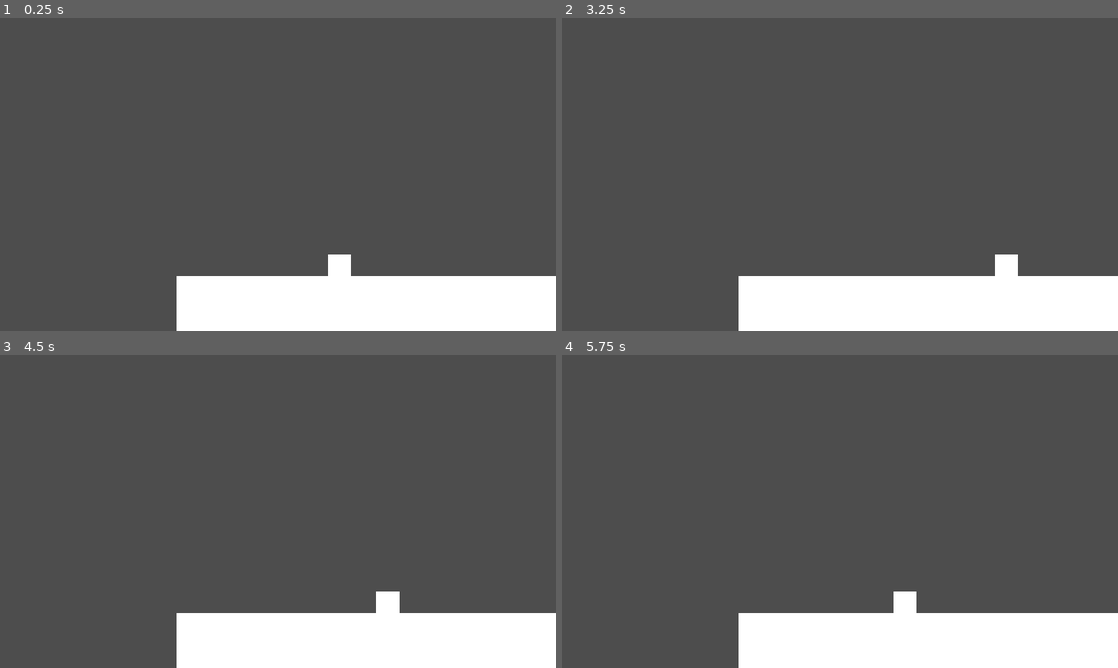
Above: before the commit, frames 1-4 (two rows, left to right).
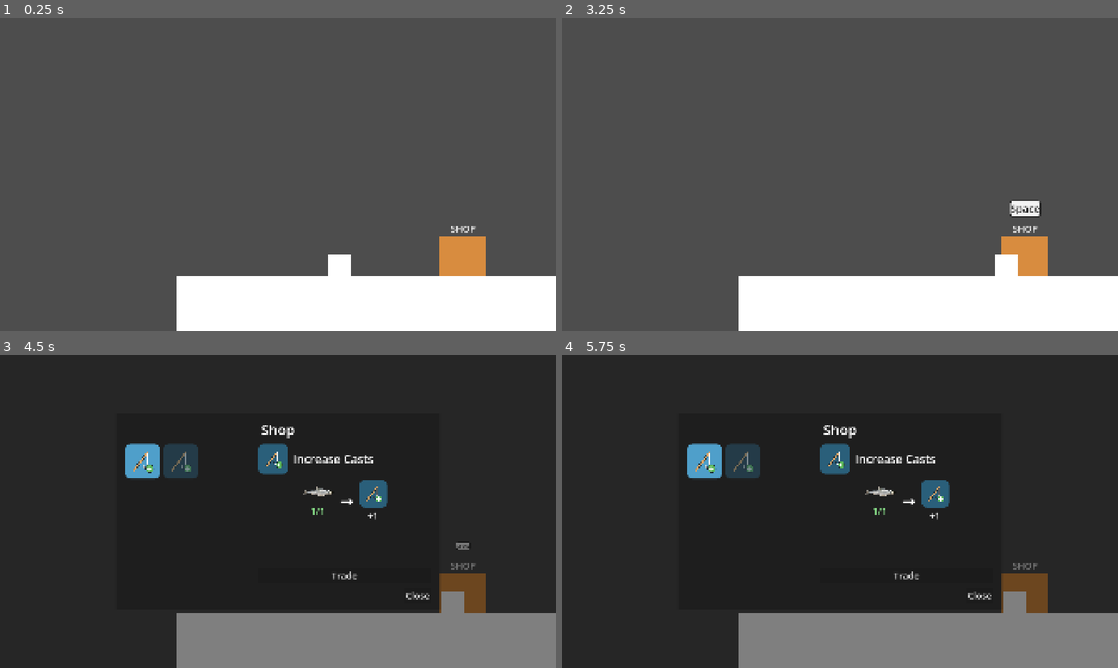
Above: after the commit, the same moments.

Repository: pennipopvt/Fish-Dating-MS-Proof-of-Concept
Game: Godot game, scene res://scenes/main.tscn
Same seed, same stepped clock (60 frames per second), same inputs: the game is played once before the commit and once after it.
Inputs (mouse positions are in pixels of both pictures, inside the frame that each line leads up to):
- Up to frame 1 (0.25 s): no input
- Up to frame 2 (3.25 s): tap Enter at 0.5 s; hold D (Move Right) 0.53-1.28 s; hold Space (Interact) 0.53-1.28 s; hold A (Move Left) 1.28-2.03 s; tap Space (Interact) at 1.35, 2.85 s; hold Space (Interact) 2.03-2.78 s; hold D (Move Right) from 2.03 s (still down)
- Up to frame 3 (4.5 s): release D (Move Right) at 3.53 s; hold Space (Interact) 3.53-4.28 s; hold A (Move Left) from 3.53 s (still down); tap Escape (ui_cancel) at 4.15 s; tap Space (Interact) at 4.35 s
- Up to frame 4 (5.75 s): release A (Move Left) at 5 s; click (706, 461) at 5.02 s

The runs differ from the first frame. In frame 1, 1.1% of the frame differs, in the area x 79-88%, y 66-83%; in frame 2, 1.2%; in frame 3, 100%; in frame 4, 100%, in the area x 0-100%, y 0-100%.

Commit message:
Shop menu UI, interact prompt, and trade resources (#6)
* Add player-facing shop: menu UI, interact prompt, and trade resources

- Shop menu with icon tiles, cost/reward display, and purchase flow
  built on ShopManager.can_trade()/make_trade()
- Reusable InteractPrompt that pops up the bound key near interactables
- Shop stand and menu live in scenes/jerry.tscn
- Trades are standalone TradeData resources in resources/trades/
- TradeRequirement resource (item + amount) replaces duplicate
  required_items entries; ShopManager counts by amount
- Interact action rebound from Space to E

Co-Authored-By: Claude Opus 5.5 <noreply@anthropic.com>

* Revert Interact key to Space; center the interact prompt keycap

The E rebinding was global (player.gd's Interact action), not shop-only.
The prompt now grows from its center so wider labels like "Space" fit.

Co-Authored-By: Claude Opus 5.5 <noreply@anthropic.com>

---------

Co-authored-by: JerryMouNYU <231342947+JerryMouNYU@users.noreply.github.com>
Co-authored-by: Claude Opus 5.5 <noreply@anthropic.com>

Diff:
--- /dev/null
+++ b/hook,-line,-and-sinker/prefabs/interact_prompt.tscn
@@ -0,0 +1,38 @@
+[gd_scene format=3]
+
+[ext_resource type="Script" path="res://scripts/interact_prompt.gd" id="1_prompt"]
+
+[sub_resource type="StyleBoxFlat" id="StyleBoxFlat_key"]
+bg_color = Color(0.95, 0.95, 0.95, 1)
+border_width_left = 3
+border_width_top = 3
+border_width_right = 3
+border_width_bottom = 6
+border_color = Color(0.15, 0.15, 0.15, 1)
+corner_radius_top_left = 10
+corner_radius_top_right = 10
+corner_radius_bottom_right = 10
+corner_radius_bottom_left = 10
+
+[node name="InteractPrompt" type="Node2D"]
+process_mode = 3
+z_index = 10
+script = ExtResource("1_prompt")
+
+[node name="Key" type="PanelContainer" parent="."]
+offset_left = -30.0
+offset_top = -30.0
+offset_right = 30.0
+offset_bottom = 30.0
+grow_horizontal = 2
+grow_vertical = 2
+theme_override_styles/panel = SubResource("StyleBoxFlat_key")
+
+[node name="KeyLabel" type="Label" parent="Key"]
+unique_name_in_owner = true
+layout_mode = 2
+theme_override_colors/font_color = Color(0.15, 0.15, 0.15, 1)
+theme_override_font_sizes/font_size = 36
+text = "E"
+horizontal_alignment = 1
+vertical_alignment = 1
--- /dev/null
+++ b/hook,-line,-and-sinker/prefabs/shop_menu.tscn
@@ -0,0 +1,124 @@
+[gd_scene format=3]
+
+[ext_resource type="Script" path="res://scripts/shop_menu.gd" id="1_shopm"]
+
+[sub_resource type="Theme" id="Theme_shopm"]
+default_font_size = 32
+
+[node name="ShopMenu" type="CanvasLayer"]
+process_mode = 3
+layer = 10
+script = ExtResource("1_shopm")
+
+[node name="Dim" type="ColorRect" parent="."]
+anchors_preset = 15
+anchor_right = 1.0
+anchor_bottom = 1.0
+grow_horizontal = 2
+grow_vertical = 2
+color = Color(0, 0, 0, 0.5)
+
+[node name="Panel" type="PanelContainer" parent="."]
+anchors_preset = 8
+anchor_left = 0.5
+anchor_top = 0.5
+anchor_right = 0.5
+anchor_bottom = 0.5
+offset_left = -560.0
+offset_top = -340.0
+offset_right = 560.0
+offset_bottom = 340.0
+grow_horizontal = 2
+grow_vertical = 2
+theme = SubResource("Theme_shopm")
+
+[node name="Margin" type="MarginContainer" parent="Panel"]
+layout_mode = 2
+theme_override_constants/margin_left = 32
+theme_override_constants/margin_top = 24
+theme_override_constants/margin_right = 32
+theme_override_constants/margin_bottom = 24
+
+[node name="Layout" type="VBoxContainer" parent="Panel/Margin"]
+layout_mode = 2
+theme_override_constants/separation = 16
+
+[node name="Title" type="Label" parent="Panel/Margin/Layout"]
+layout_mode = 2
+theme_override_font_sizes/font_size = 48
+text = "Shop"
+horizontal_alignment = 1
+
+[node name="Body" type="HBoxContainer" parent="Panel/Margin/Layout"]
+layout_mode = 2
+size_flags_vertical = 3
+theme_override_constants/separation = 24
+
+[node name="TradeScroll" type="ScrollContainer" parent="Panel/Margin/Layout/Body"]
+custom_minimum_size = Vector2(408, 0)
+layout_mode = 2
+horizontal_scroll_mode = 0
+
+[node name="TradeGrid" type="GridContainer" parent="Panel/Margin/Layout/Body/TradeScroll"]
+unique_name_in_owner = true
+layout_mode = 2
+theme_override_constants/h_separation = 12
+theme_override_constants/v_separation = 12
+columns = 3
+
+[node name="Divider" type="VSeparator" parent="Panel/Margin/Layout/Body"]
+layout_mode = 2
+
+[node name="Details" type="VBoxContainer" parent="Panel/Margin/Layout/Body"]
+layout_mode = 2
+size_flags_horizontal = 3
+theme_override_constants/separation = 20
+
+[node name="Header" type="HBoxContainer" parent="Panel/Margin/Layout/Body/Details"]
+layout_mode = 2
+theme_override_constants/separation = 16
+
+[node name="TradeIconFrame" type="PanelContainer" parent="Panel/Margin/Layout/Body/Details/Header"]
+unique_name_in_owner = true
+layout_mode = 2
+
+[node name="TradeIcon" type="TextureRect" parent="Panel/Margin/Layout/Body/Details/Header/TradeIconFrame"]
+unique_name_in_owner = true
+custom_minimum_size = Vector2(72, 72)
+layout_mode = 2
+expand_mode = 1
+stretch_mode = 5
+
+[node name="TradeName" type="Label" parent="Panel/Margin/Layout/Body/Details/Header"]
+unique_name_in_owner = true
+layout_mode = 2
+size_flags_horizontal = 3
+theme_override_font_sizes/font_size = 40
+autowrap_mode = 3
+
+[node name="ExchangeRow" type="HBoxContainer" parent="Panel/Margin/Layout/Body/Details"]
+unique_name_in_owner = true
+layout_mode = 2
+theme_override_constants/separation = 20
+alignment = 1
+
+[node name="Spacer" type="Control" parent="Panel/Margin/Layout/Body/Details"]
+layout_mode = 2
+size_flags_vertical = 3
+
+[node name="StatusLabel" type="Label" parent="Panel/Margin/Layout/Body/Details"]
+unique_name_in_owner = true
+layout_mode = 2
+horizontal_alignment = 1
+autowrap_mode = 3
+
+[node name="ConfirmButton" type="Button" parent="Panel/Margin/Layout/Body/Details"]
+unique_name_in_owner = true
+layout_mode = 2
+text = "Trade"
+
+[node name="CloseButton" type="Button" parent="Panel/Margin/Layout"]
+unique_name_in_owner = true
+layout_mode = 2
+size_flags_horizontal = 8
+text = "Close"
--- a/hook,-line,-and-sinker/resources/trade_data.gd
+++ b/hook,-line,-and-sinker/resources/trade_data.gd
@@ -4,9 +4,10 @@
 
 @export var trade_id: StringName
 @export var display_name: String = ""
+@export var icon: Texture2D
 
 @export_group("Requirements")
-@export var required_items: Array[ItemData] = []
+@export var requirements: Array[TradeRequirement] = []
 
 @export_group("Fishing Manager Reward")
 @export var reward_method: StringName = &""
--- /dev/null
+++ b/hook,-line,-and-sinker/resources/trade_requirement.gd
@@ -0,0 +1,6 @@
+
+class_name TradeRequirement
+extends Resource
+
+@export var item: ItemData
+@export_range(1, 99) var amount: int = 1
--- /dev/null
+++ b/hook,-line,-and-sinker/resources/trades/cast_bundle.tres
@@ -0,0 +1,21 @@
+[gd_resource type="Resource" script_class="TradeData" format=3]
+
+[ext_resource type="Script" uid="uid://co23u2dkxgpsq" path="res://resources/trade_data.gd" id="1_trade"]
+[ext_resource type="Script" path="res://resources/trade_requirement.gd" id="2_req"]
+[ext_resource type="Resource" uid="uid://dn6ncev70srw0" path="res://resources/test_fish.tres" id="3_fish"]
+[ext_resource type="Texture2D" path="res://sprites/placeholders/cast_upgrade.svg" id="4_icon"]
+
+[sub_resource type="Resource" id="Resource_fish3"]
+script = ExtResource("2_req")
+item = ExtResource("3_fish")
+amount = 3
+
+[resource]
+script = ExtResource("1_trade")
+trade_id = &"cast_bundle"
+display_name = "Cast Bundle"
+icon = ExtResource("4_icon")
+requirements = Array[ExtResource("2_req")]([SubResource("Resource_fish3")])
+reward_method = &"shop_reward_add_casts"
+reward_amount = 2
+metadata/_custom_type_script = "uid://co23u2dkxgpsq"
--- /dev/null
+++ b/hook,-line,-and-sinker/resources/trades/increase_casts.tres
@@ -0,0 +1,20 @@
+[gd_resource type="Resource" script_class="TradeData" format=3]
+
+[ext_resource type="Script" uid="uid://co23u2dkxgpsq" path="res://resources/trade_data.gd" id="1_trade"]
+[ext_resource type="Script" path="res://resources/trade_requirement.gd" id="2_req"]
+[ext_resource type="Resource" uid="uid://dn6ncev70srw0" path="res://resources/test_fish.tres" id="3_fish"]
+[ext_resource type="Texture2D" path="res://sprites/placeholders/cast_upgrade.svg" id="4_icon"]
+
+[sub_resource type="Resource" id="Resource_fish1"]
+script = ExtResource("2_req")
+item = ExtResource("3_fish")
+amount = 1
+
+[resource]
+script = ExtResource("1_trade")
+trade_id = &"increase_casts"
+display_name = "Increase Casts"
+icon = ExtResource("4_icon")
+requirements = Array[ExtResource("2_req")]([SubResource("Resource_fish1")])
+reward_method = &"shop_reward_add_casts"
+metadata/_custom_type_script = "uid://co23u2dkxgpsq"
--- a/hook,-line,-and-sinker/scenes/jerry.tscn
+++ b/hook,-line,-and-sinker/scenes/jerry.tscn
@@ -1,3 +1,38 @@
 [gd_scene format=3 uid="uid://0116rk2yw3ku"]
 
+[ext_resource type="Script" uid="uid://cb3hbbp6yhxow" path="res://scripts/shop_interactable.gd" id="1_shopi"]
+[ext_resource type="PackedScene" path="res://prefabs/shop_menu.tscn" id="2_shopm"]
+[ext_resource type="PackedScene" path="res://prefabs/interact_prompt.tscn" id="3_prompt"]
+
+[sub_resource type="RectangleShape2D" id="RectangleShape2D_shop"]
+size = Vector2(200, 200)
+
 [node name="Jerry" type="Node2D" unique_id=158398860]
+
+[node name="Shop" type="Area2D" parent="." unique_id=1093384721 node_paths=PackedStringArray("shop_menu", "prompt")]
+z_index = -1
+position = Vector2(1600, 834)
+script = ExtResource("1_shopi")
+shop_menu = NodePath("../ShopMenu")
+prompt = NodePath("InteractPrompt")
+
+[node name="CollisionShape2D" type="CollisionShape2D" parent="Shop" unique_id=2017465390]
+shape = SubResource("RectangleShape2D_shop")
+
+[node name="Polygon2D" type="Polygon2D" parent="Shop" unique_id=581920374]
+color = Color(0.85, 0.55, 0.25, 1)
+polygon = PackedVector2Array(-80, -80, 80, -80, 80, 60, -80, 60)
+
+[node name="Label" type="Label" parent="Shop" unique_id=1348820957]
+offset_left = -80.0
+offset_top = -130.0
+offset_right = 80.0
+offset_bottom = -90.0
+theme_override_font_sizes/font_size = 32
+text = "SHOP"
+horizontal_alignment = 1
+
+[node name="InteractPrompt" parent="Shop" unique_id=1882047561 instance=ExtResource("3_prompt")]
+position = Vector2(0, -175)
+
+[node name="ShopMenu" parent="." unique_id=764201938 instance=ExtResource("2_shopm")]
--- a/hook,-line,-and-sinker/scenes/shop_manager.tscn
+++ b/hook,-line,-and-sinker/scenes/shop_manager.tscn
@@ -2,17 +2,9 @@
 
 [ext_resource type="Script" uid="uid://bttgyqilvibcr" path="res://scripts/shop_manager.gd" id="1_gx78v"]
 [ext_resource type="Script" uid="uid://co23u2dkxgpsq" path="res://resources/trade_data.gd" id="2_mv7ed"]
-[ext_resource type="Script" uid="uid://yvmtx3kcsond" path="res://resources/item_data.gd" id="3_rhy2b"]
-[ext_resource type="Resource" uid="uid://dn6ncev70srw0" path="res://resources/test_fish.tres" id="4_rjgfn"]
-
-[sub_resource type="Resource" id="Resource_584vo"]
-script = ExtResource("2_mv7ed")
-trade_id = &"increase_casts"
-display_name = "Increase Casts"
-required_items = Array[ExtResource("3_rhy2b")]([ExtResource("4_rjgfn")])
-reward_method = &"shop_reward_add_casts"
-metadata/_custom_type_script = "uid://co23u2dkxgpsq"
+[ext_resource type="Resource" path="res://resources/trades/increase_casts.tres" id="3_trade"]
+[ext_resource type="Resource" path="res://resources/trades/cast_bundle.tres" id="4_trade"]
 
 [node name="ShopManager" type="Node2D" unique_id=1244899988]
 script = ExtResource("1_gx78v")
-trades = Array[ExtResource("2_mv7ed")]([SubResource("Resource_584vo")])
+trades = Array[ExtResource("2_mv7ed")]([ExtResource("3_trade"), ExtResource("4_trade")])
--- /dev/null
+++ b/hook,-line,-and-sinker/scripts/interact_prompt.gd
@@ -0,0 +1,65 @@
+class_name InteractPrompt
+extends Node2D
+
+# Small key bubble that pops up above an Interactable.
+
+const POP_TIME := 0.15
+
+@export var action: StringName = &"Interact"
+
+@onready var _key_label: Label = %KeyLabel
+
+var _shown := false
+var _tween: Tween
+
+
+func _ready() -> void:
+	hide()
+	scale = Vector2.ZERO
+
+
+func pop_in() -> void:
+	if _shown:
+		return
+
+	_shown = true
+	_key_label.text = _get_key_text()
+	show()
+	_animate(Vector2.ONE, Tween.EASE_OUT)
+
+
+func pop_out() -> void:
+	if not _shown:
+		return
+
+	_shown = false
+	_animate(Vector2.ZERO, Tween.EASE_IN).tween_callback(hide)
+
+
+func _animate(target: Vector2, ease_type: Tween.EaseType) -> Tween:
+	if _tween != null:
+		_tween.kill()
+
+	_tween = create_tween().set_trans(Tween.TRANS_BACK).set_ease(ease_type)
+	_tween.tween_property(self, "scale", target, POP_TIME)
+	return _tween
+
+
+# Read the bound key from the InputMap so the prompt follows rebinds.
+func _get_key_text() -> String:
+	for event in InputMap.action_get_events(action):
+		var key := event as InputEventKey
+
+		if key == null:
+			continue
+
+		var keycode := key.keycode
+
+		if keycode == KEY_NONE:
+			keycode = DisplayServer.keyboard_get_keycode_from_physical(
+				key.physical_keycode
+			)
+
+		return OS.get_keycode_string(keycode)
+
+	return "?"
--- /dev/null
+++ b/hook,-line,-and-sinker/scripts/shop_interactable.gd
@@ -0,0 +1,51 @@
+class_name ShopInteractable
+extends Interactable
+
+@export var shop_menu: ShopMenu
+@export var prompt: InteractPrompt
+
+var _player_in_range := false
+
+
+func _ready() -> void:
+	super()
+
+	if shop_menu != null:
+		shop_menu.visibility_changed.connect(_update_prompt)
+
+
+func _on_body_entered(body: Node2D) -> void:
+	super(body)
+
+	if body is Player:
+		_player_in_range = true
+		_update_prompt()
+
+
+func _on_body_exited(body: Node2D) -> void:
+	super(body)
+
+	if body is Player:
+		_player_in_range = false
+		_update_prompt()
+
+
+func interact(_player: Node2D) -> void:
+	if shop_menu == null:
+		push_warning("ShopInteractable has no shop_menu assigned.")
+		return
+
+	shop_menu.open()
+
+
+# Show the key prompt only while the player can open the shop.
+func _update_prompt() -> void:
+	if prompt == null:
+		return
+
+	var menu_open := shop_menu != null and shop_menu.visible
+
+	if _player_in_range and not menu_open:
+		prompt.pop_in()
+	else:
+		prompt.pop_out()
--- a/hook,-line,-and-sinker/scripts/shop_manager.gd
+++ b/hook,-line,-and-sinker/scripts/shop_manager.gd
@@ -12,7 +12,7 @@
 	if trade == null or not trades.has(trade):
 		return false
 
-	if trade.required_items.is_empty():
+	if trade.requirements.is_empty():
 		return false
 
 	# Validate the function before removing any items.
@@ -26,20 +26,18 @@
 		if trade.reward_amount <= 0:
 			return false
 
-	var available: Array[ItemData] = (
-		FishingManager.current_storage.duplicate()
-	)
-
-	for required in trade.required_items:
-		if required == null:
+	for requirement in trade.requirements:
+		if requirement == null or requirement.item == null:
 			return false
 
-		var index := _find_item(available, required.item_id)
-
-		if index == -1:
+		if requirement.amount <= 0:
 			return false
 
-		available.remove_at(index)
+	var needed := get_required_counts(trade)
+
+	for item_id in needed:
+		if count_item(item_id) < needed[item_id]:
+			return false
 
 	return true
 
@@ -49,13 +47,16 @@
 		return false
 
 	# Consume the required fish.
-	for required in trade.required_items:
-		var index := _find_item(
-			FishingManager.current_storage,
-			required.item_id
-		)
+	var needed := get_required_counts(trade)
 
-		FishingManager.current_storage.remove_at(index)
+	for item_id in needed:
+		for i in range(needed[item_id]):
+			var index := _find_item(
+				FishingManager.current_storage,
+				item_id
+			)
+
+			FishingManager.current_storage.remove_at(index)
 
 	# Execute an optional FishingManager upgrade.
 	if trade.reward_method != &"":
@@ -68,6 +69,29 @@
 	return true
 
 
+# Total amount needed per item_id, combining repeated requirements.
+func get_required_counts(trade: TradeData) -> Dictionary:
+	var needed: Dictionary = {}
+
+	for requirement in trade.requirements:
+		if requirement != null and requirement.item != null:
+			var item_id: StringName = requirement.item.item_id
+			needed[item_id] = needed.get(item_id, 0) + requirement.amount
+
+	return needed
+
+
+# How many of an item the player has in storage.
+func count_item(item_id: StringName) -> int:
+	var count := 0
+
+	for item in FishingManager.current_storage:
+		if item != null and item.item_id == item_id:
+			count += 1
+
+	return count
+
+
 func _find_item(
 	items: Array[ItemData],
 	item_id: StringName
--- /dev/null
+++ b/hook,-line,-and-sinker/scripts/shop_menu.gd
@@ -0,0 +1,277 @@
+class_name ShopMenu
+extends CanvasLayer
+
+# Player-facing shop UI. All trade logic lives in ShopManager;
+# this script only displays trades and forwards purchases.
+
+const UNAFFORDABLE_MODULATE := Color(1, 1, 1, 0.45)
+const ENOUGH_COLOR := Color(0.55, 0.9, 0.55)
+const MISSING_COLOR := Color(0.95, 0.45, 0.45)
+const TILE_SIZE := Vector2(120, 120)
+const TILE_NORMAL_COLOR := Color("2a5f7a")
+const TILE_HOVER_COLOR := Color("36789a")
+const TILE_SELECTED_COLOR := Color("4f9fca")
+const TILE_PADDING := 16
+const TILE_CORNER_RADIUS := 20
+const SLOT_ICON_SIZE := Vector2(112, 80)
+const REWARD_ICON_SIZE := Vector2(64, 64)
+
+@onready var _trade_grid: GridContainer = %TradeGrid
+@onready var _trade_icon_frame: PanelContainer = %TradeIconFrame
+@onready var _trade_icon: TextureRect = %TradeIcon
+@onready var _name_label: Label = %TradeName
+@onready var _exchange_row: HBoxContainer = %ExchangeRow
+@onready var _status_label: Label = %StatusLabel
+@onready var _confirm_button: Button = %ConfirmButton
+@onready var _close_button: Button = %CloseButton
+
+var _selected_trade: TradeData = null
+var _trade_tiles: Dictionary = {}
+var _button_group := ButtonGroup.new()
+var _tile_styles := {
+	"normal": _make_tile_style(TILE_NORMAL_COLOR),
+	"hover": _make_tile_style(TILE_HOVER_COLOR),
+	"pressed": _make_tile_style(TILE_SELECTED_COLOR),
+	"hover_pressed": _make_tile_style(TILE_SELECTED_COLOR),
+	"focus": StyleBoxEmpty.new(),
+}
+
+
+func _ready() -> void:
+	hide()
+	_trade_icon_frame.add_theme_stylebox_override("panel", _tile_styles["normal"])
+	ShopManager.trade_completed.connect(_on_trade_completed)
+	_confirm_button.pressed.connect(_on_confirm_pressed)
+	_close_button.pressed.connect(close)
+
+
+func _unhandled_input(event: InputEvent) -> void:
+	if visible and event.is_action_pressed("ui_cancel"):
+		close()
+		get_viewport().set_input_as_handled()
+
+
+# Open the shop and pause the game behind it.
+func open() -> void:
+	if visible:
+		return
+
+	show()
+	get_tree().paused = true
+	_selected_trade = null
+	_status_label.text = ""
+	_refresh()
+	_focus_selected_trade()
+
+
+# Close the shop and resume the game.
+func close() -> void:
+	if not visible:
+		return
+
+	hide()
+	get_tree().paused = false
+
+
+# Rebuild the trade tiles from ShopManager.trades.
+func _refresh() -> void:
+	_clear_children(_trade_grid)
+	_trade_tiles.clear()
+
+	for trade in ShopManager.trades:
+		if trade == null:
+			continue
+
+		var tile := _make_trade_tile(trade)
+		tile.pressed.connect(_select_trade.bind(trade))
+		tile.focus_entered.connect(_select_trade.bind(trade))
+
+		_trade_grid.add_child(tile)
+		_trade_tiles[trade] = tile
+
+	if not _trade_tiles.has(_selected_trade):
+		_selected_trade = null
+
+		if not _trade_tiles.is_empty():
+			_selected_trade = _trade_tiles.keys()[0]
+
+	if _selected_trade != null:
+		_trade_tiles[_selected_trade].set_pressed_no_signal(true)
+
+	_show_details()
+
+
+func _make_trade_tile(trade: TradeData) -> Button:
+	var tile := Button.new()
+	tile.custom_minimum_size = TILE_SIZE
+	tile.toggle_mode = true
+	tile.button_group = _button_group
+	tile.tooltip_text = trade.display_name
+
+	for style_name in _tile_styles:
+		tile.add_theme_stylebox_override(style_name, _tile_styles[style_name])
+
+	if trade.icon != null:
+		tile.icon = trade.icon
+		tile.expand_icon = true
+		tile.icon_alignment = HORIZONTAL_ALIGNMENT_CENTER
+	else:
+		tile.text = trade.display_name
+		tile.clip_text = true
+
+	if not ShopManager.can_trade(trade):
+		tile.modulate = UNAFFORDABLE_MODULATE
+
+	return tile
+
+
+# A solid rounded background; the item icon sits on top of it.
+func _make_tile_style(fill_color: Color) -> StyleBoxFlat:
+	var style := StyleBoxFlat.new()
+	style.bg_color = fill_color
+	style.set_corner_radius_all(TILE_CORNER_RADIUS)
+	style.set_content_margin_all(TILE_PADDING)
+	return style
+
+
+func _select_trade(trade: TradeData) -> void:
+	if trade == _selected_trade:
+		return
+
+	_selected_trade = trade
+	_trade_tiles[trade].set_pressed_no_signal(true)
+	_status_label.text = ""
+	_show_details()
+
+
+# Show the selected trade as: [fish] have/need ... -> [reward] +amount
+func _show_details() -> void:
+	_clear_children(_exchange_row)
+
+	var trade := _selected_trade
+
+	if trade == null:
+		_trade_icon.texture = null
+		_name_label.text = "No trades available"
+		_confirm_button.disabled = true
+		return
+
+	_trade_icon.texture = trade.icon
+	_name_label.text = trade.display_name
+
+	for requirement in trade.requirements:
+		if requirement != null and requirement.item != null:
+			_exchange_row.add_child(_make_cost_slot(requirement))
+
+	if trade.reward_method != &"":
+		var arrow := Label.new()
+		arrow.text = "→"
+		arrow.add_theme_font_size_override("font_size", 56)
+		_exchange_row.add_child(arrow)
+		_exchange_row.add_child(_make_slot(
+			trade.icon,
+			"+%d" % trade.reward_amount,
+			Color.WHITE,
+			_describe_reward(trade),
+			true
+		))
+
+	var affordable := ShopManager.can_trade(trade)
+	_confirm_button.disabled = not affordable
+
+	if not affordable and _status_label.text == "":
+		_status_label.text = "Not enough fish."
+
+
+func _make_cost_slot(requirement: TradeRequirement) -> Control:
+	var item := requirement.item
+	var have := ShopManager.count_item(item.item_id)
+	var item_name := String(item.item_id).capitalize()
+
+	return _make_slot(
+		item.sprite,
+		"%d/%d" % [have, requirement.amount],
+		ENOUGH_COLOR if have >= requirement.amount else MISSING_COLOR,
+		"%dx %s" % [requirement.amount, item_name]
+	)
+
+
+# An icon with a caption underneath; the tooltip carries the full name.
+# Framed icons (trade icons) get the same colored background as the tiles.
+func _make_slot(
+	texture: Texture2D,
+	caption: String,
+	caption_color: Color,
+	tooltip: String,
+	framed: bool = false
+) -> Control:
+	var slot := VBoxContainer.new()
+	slot.tooltip_text = tooltip
+	slot.mouse_filter = Control.MOUSE_FILTER_STOP
+
+	var icon := TextureRect.new()
+	icon.texture = texture
+	icon.custom_minimum_size = REWARD_ICON_SIZE if framed else SLOT_ICON_SIZE
+	icon.expand_mode = TextureRect.EXPAND_IGNORE_SIZE
+	icon.stretch_mode = TextureRect.STRETCH_KEEP_ASPECT_CENTERED
+	icon.mouse_filter = Control.MOUSE_FILTER_IGNORE
+
+	if framed:
+		var frame := PanelContainer.new()
+		frame.size_flags_horizontal = Control.SIZE_SHRINK_CENTER
+		frame.mouse_filter = Control.MOUSE_FILTER_IGNORE
+		frame.add_theme_stylebox_override("panel", _tile_styles["normal"])
+		frame.add_child(icon)
+		slot.add_child(frame)
+	else:
+		slot.add_child(icon)
+
+	var label := Label.new()
+	label.text = caption
+	label.horizontal_alignment = HORIZONTAL_ALIGNMENT_CENTER
+	label.add_theme_color_override("font_color", caption_color)
+	slot.add_child(label)
+
+	return slot
+
+
+func _describe_reward(trade: TradeData) -> String:
+	var reward_name := (
+		String(trade.reward_method).trim_prefix("shop_reward_").capitalize()
+	)
+
+	return "%s +%d" % [reward_name, trade.reward_amount]
+
+
+func _clear_children(parent: Node) -> void:
+	for child in parent.get_children():
+		parent.remove_child(child)
+		child.queue_free()
+
+
+func _focus_selected_trade() -> void:
+	if _selected_trade != null:
+		_trade_tiles[_selected_trade].grab_focus()
+	else:
+		_close_button.grab_focus()
+
+
+func _on_confirm_pressed() -> void:
+	if _selected_trade == null:
+		return
+
+	if not ShopManager.make_trade(_selected_trade):
+		_status_label.text = "Trade failed."
+		_refresh()
+
+
+func _on_trade_completed(trade: TradeData) -> void:
+	if not visible:
+		return
+
+	_status_label.text = "Purchased %s!" % trade.display_name
+	_refresh()
+
+	# Keep keyboard focus usable if the trade is no longer affordable.
+	if _confirm_button.disabled:
+		_focus_selected_trade()
--- /dev/null
+++ b/hook,-line,-and-sinker/sprites/placeholders/cast_upgrade.svg
@@ -0,0 +1,12 @@
+<svg xmlns="http://www.w3.org/2000/svg" width="128" height="128" viewBox="0 0 128 128">
+  <g fill="none" stroke="#1b2a33" stroke-linecap="round">
+    <path d="M22 108 L88 22" stroke-width="13"/>
+    <path d="M88 22 L88 76" stroke-width="7"/>
+    <path d="M88 76 v10 a9 9 0 0 1 -18 0" stroke-width="10"/>
+  </g>
+  <path d="M22 108 L88 22" stroke="#e0a868" stroke-width="8" stroke-linecap="round"/>
+  <path d="M88 22 L88 76" stroke="#ffffff" stroke-width="3"/>
+  <path d="M88 76 v10 a9 9 0 0 1 -18 0" fill="none" stroke="#e8e8e8" stroke-width="5" stroke-linecap="round"/>
+  <circle cx="100" cy="100" r="20" fill="#5cb85c" stroke="#1b2a33" stroke-width="3"/>
+  <path d="M100 89 v22 M89 100 h22" stroke="#ffffff" stroke-width="6" stroke-linecap="round"/>
+</svg>
Not shown, added: hook,-line,-and-sinker/resources/trade_requirement.gd.uid
Not shown, added: hook,-line,-and-sinker/scripts/interact_prompt.gd.uid
Not shown, added: hook,-line,-and-sinker/scripts/shop_interactable.gd.uid
Not shown, added: hook,-line,-and-sinker/scripts/shop_menu.gd.uid
Not shown, added: hook,-line,-and-sinker/sprites/placeholders/cast_upgrade.svg.import
